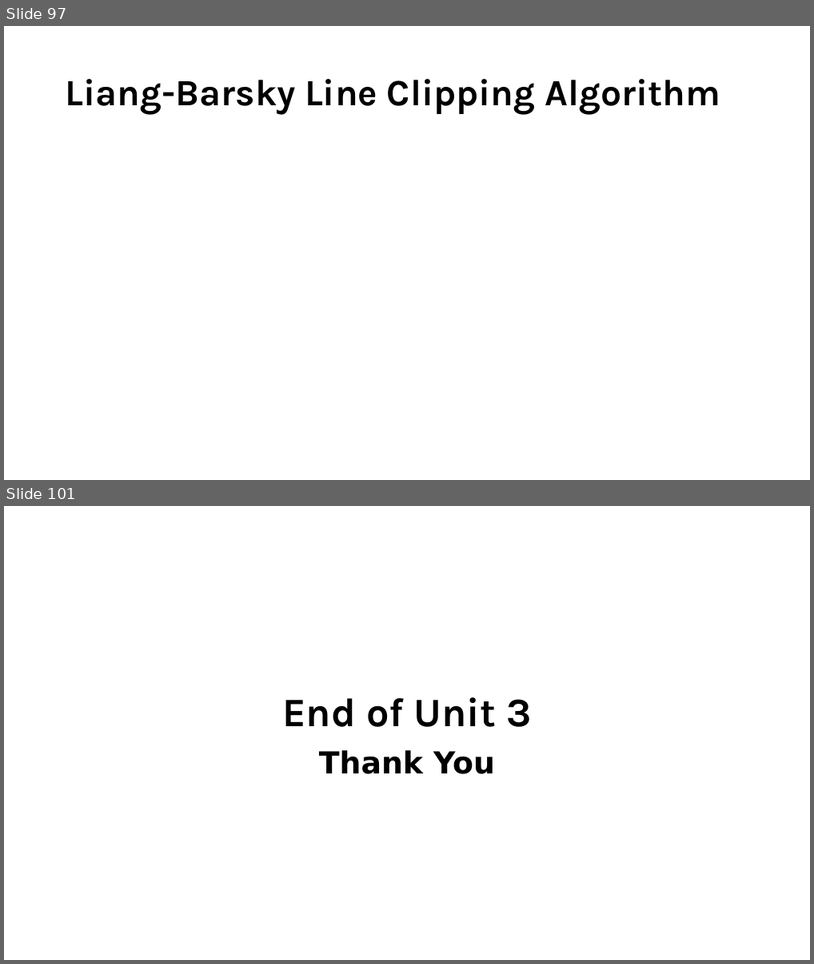
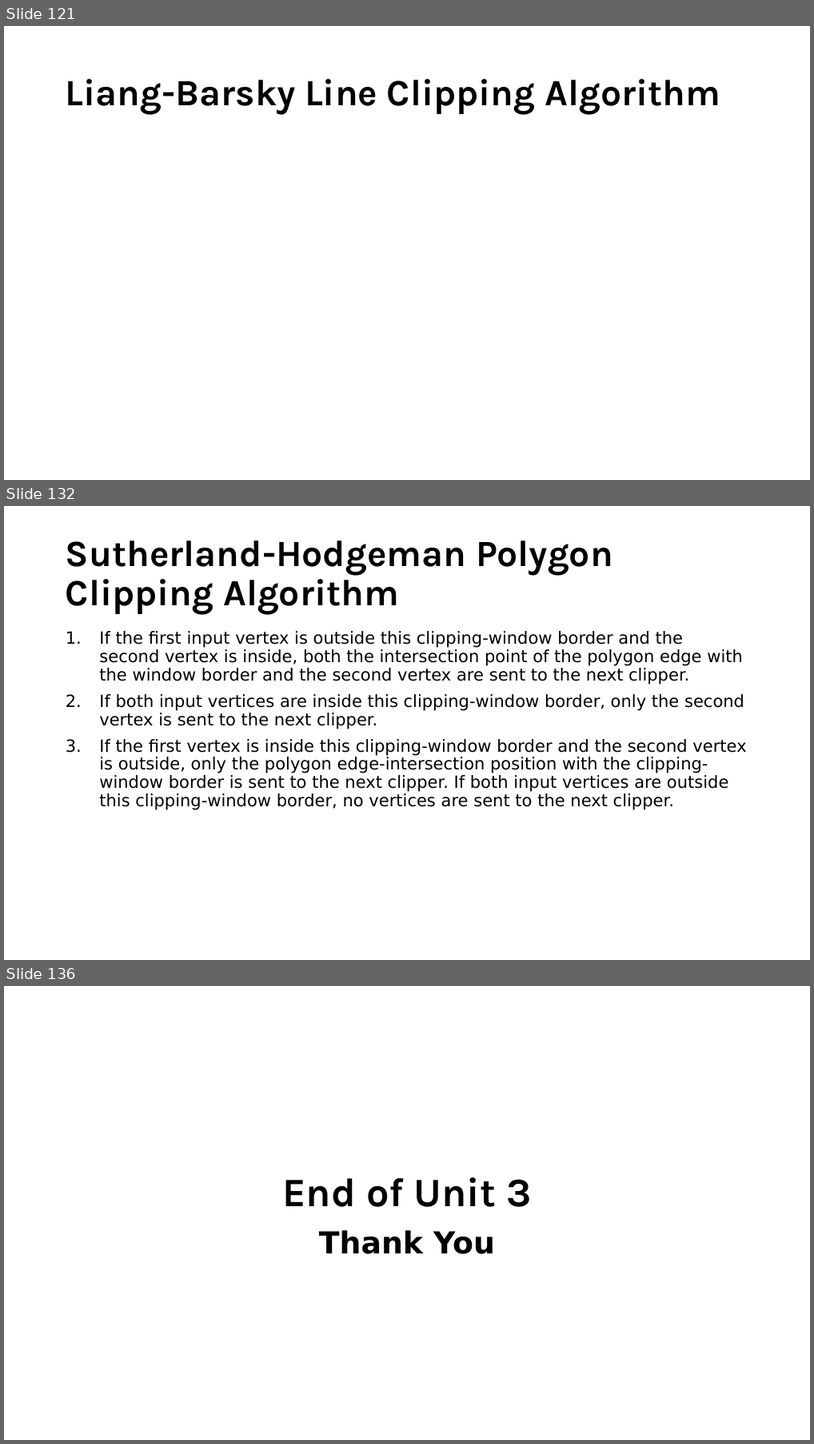
Before and after one commit to YatruHHM/Computer-Graphics-Slides-CSIT, a slide deck: Unit 3 Two-Dimensional Geometric Transformations.pptx. Shown one above the other, each under a label of ours: slides 97 and 101 before the commit, slides 121, 132 and 136 after it; the slides between them are not shown. The pictures are 814x964 and 814x1444 pixels, drawn with LibreOffice and Linux fonts; fonts in the diff are those of the drawing; grey boxes stand for pictures. Boxes give left, top, right and bottom in pixels: in the first picture for what was removed or moved away, otherwise in the second. Text is boxed around its words. In the diff, an @@ line names an element or a change of style, - is before the commit and + after.

```diff
--- a/Unit 3 Two-Dimensional Geometric Transformations.pptx
+++ b/Unit 3 Two-Dimensional Geometric Transformations.pptx
@@ slide 132 added at (4,506,810,960), background #FFFFFF @@
@@ title added at (66,540,614,614), 44 pt, text #000000, bold @@
+Sutherland-Hodgeman Polygon Clipping Algorithm
@@ text added at (99,631,746,810), 20 pt, text #000000 @@
+1. If the first input vertex is outside this clipping-window border and the second vertex is inside, both the intersection point of the polygon edge with the window border and the second vertex are sent to the next clipper.
+2. If both input vertices are inside this clipping-window border, only the second vertex is sent to the next clipper.
+3. If the first vertex is inside this clipping-window border and the second vertex is outside, only the polygon edge-intersection position with the clipping-window border is sent to the next clipper. If both input vertices are outside this clipping-window border, no vertices are sent to the next clipper.
@@ what was slide 97 is now slide 121 @@
@@ what was slide 101 is now slide 136 @@
```
Also in this commit, not shown: 21 slides changed, 35 other slides added, 1 slide removed.
